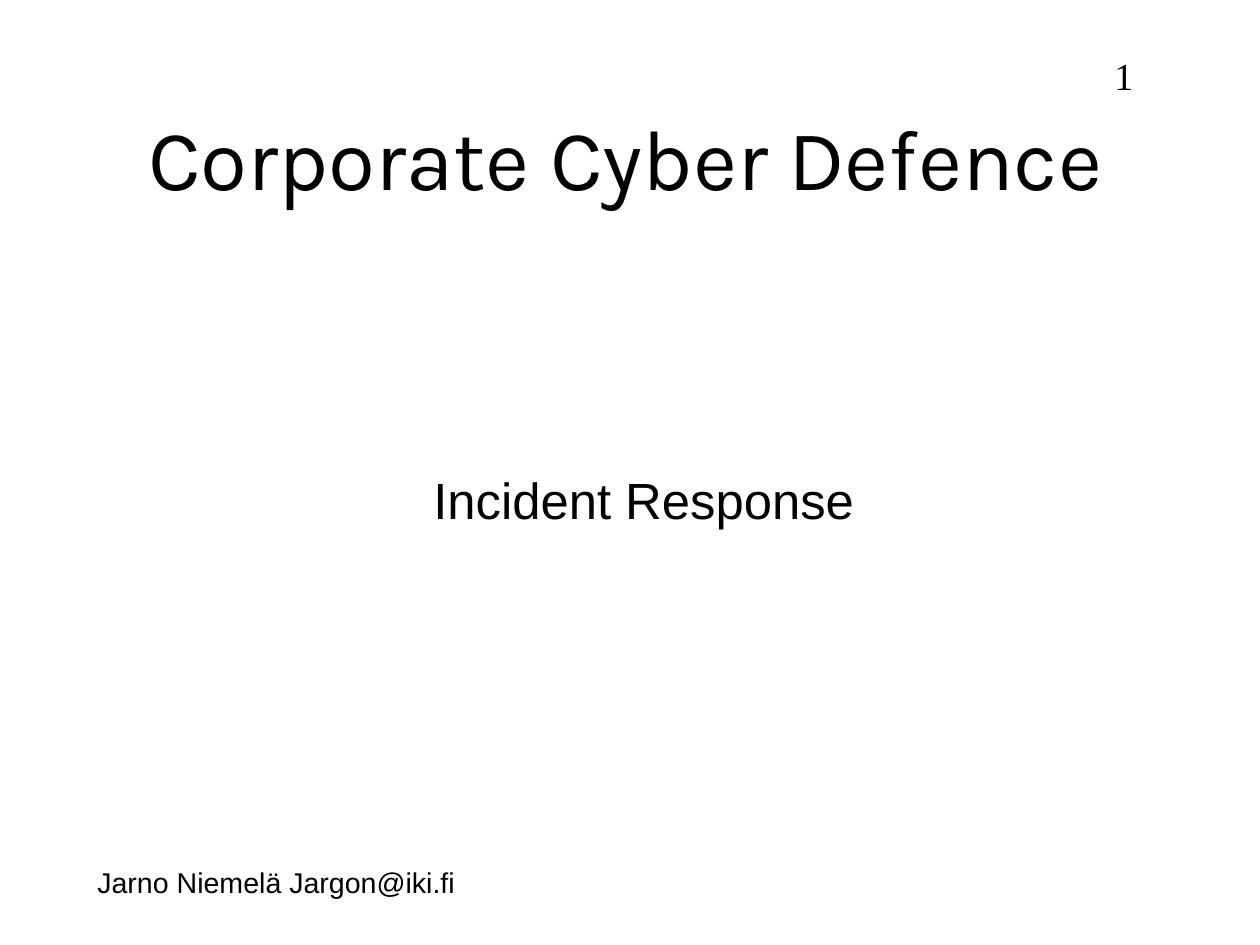
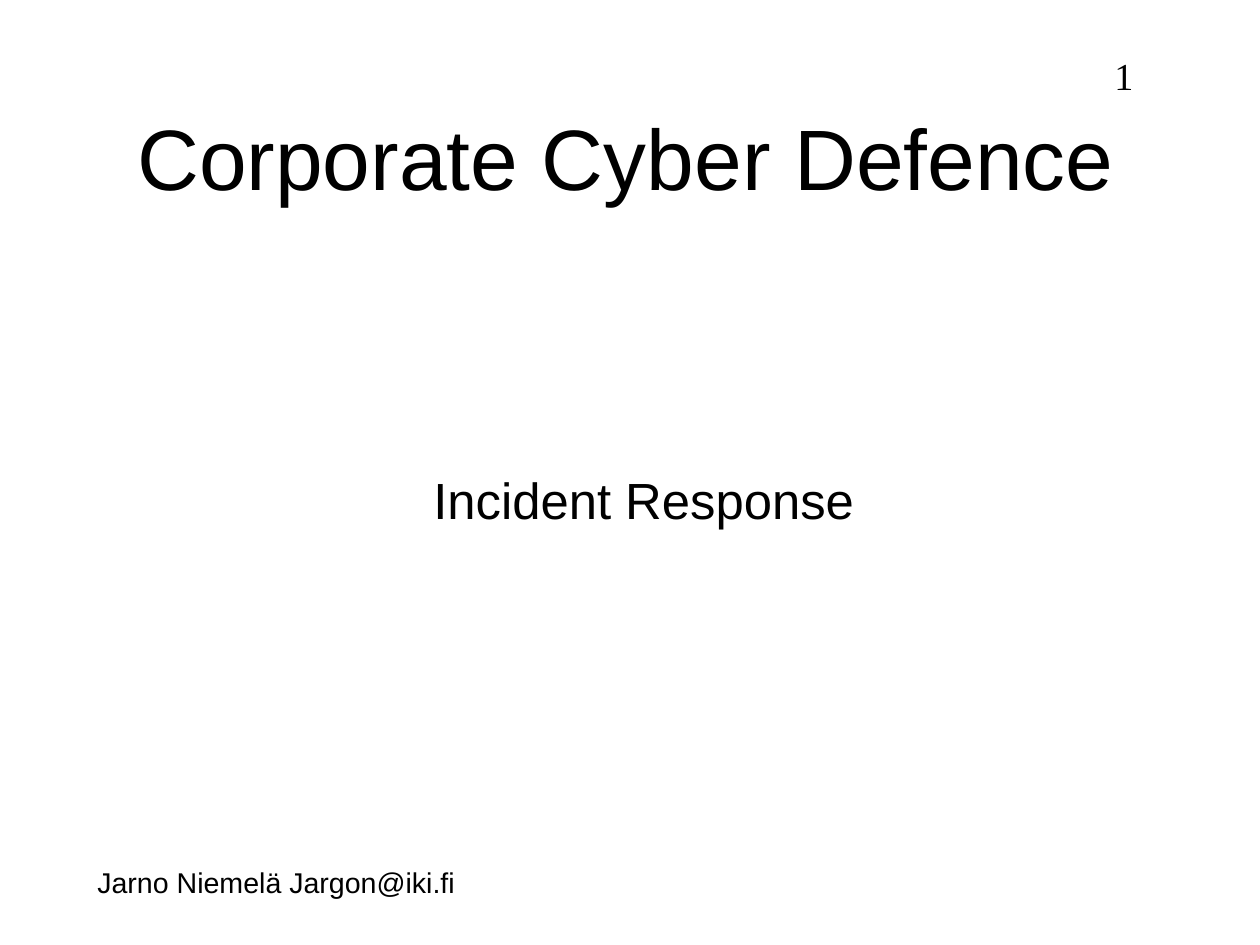
Before and after one commit to jarno-niemela/corporate_cyber_defence, a slide deck: slide 1 of Incident Response/IncidentResponse.odp. Drawn at 1260x945 pixels with LibreOffice and Linux fonts; fonts in the diff are those of the drawing; background and template pictures are left out. Boxes give left, top, right and bottom in pixels: in the first picture for what was removed or moved away, otherwise in the second. Text is boxed around its words. In the diff, an @@ line names an element or a change of style, - is before the commit and + after.

```diff
--- a/Incident Response/IncidentResponse.odp
+++ b/Incident Response/IncidentResponse.odp
@@ title "Corporate Cyber Defence" at (x1=137, y1=128, x2=1113, y2=206): font Karla to Arial @@
```
Also in this commit, not shown: 3 other slides changed, 6 slides added.
